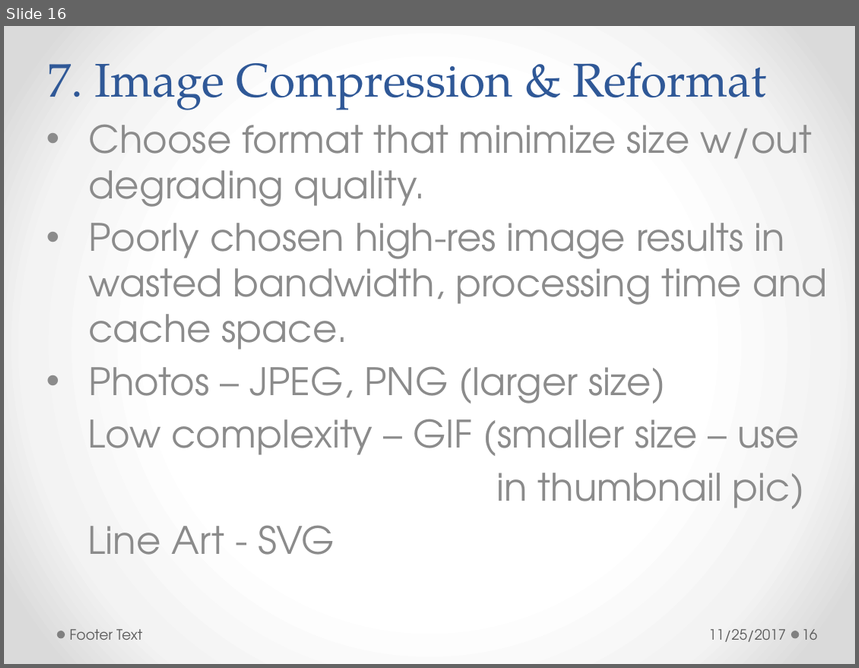
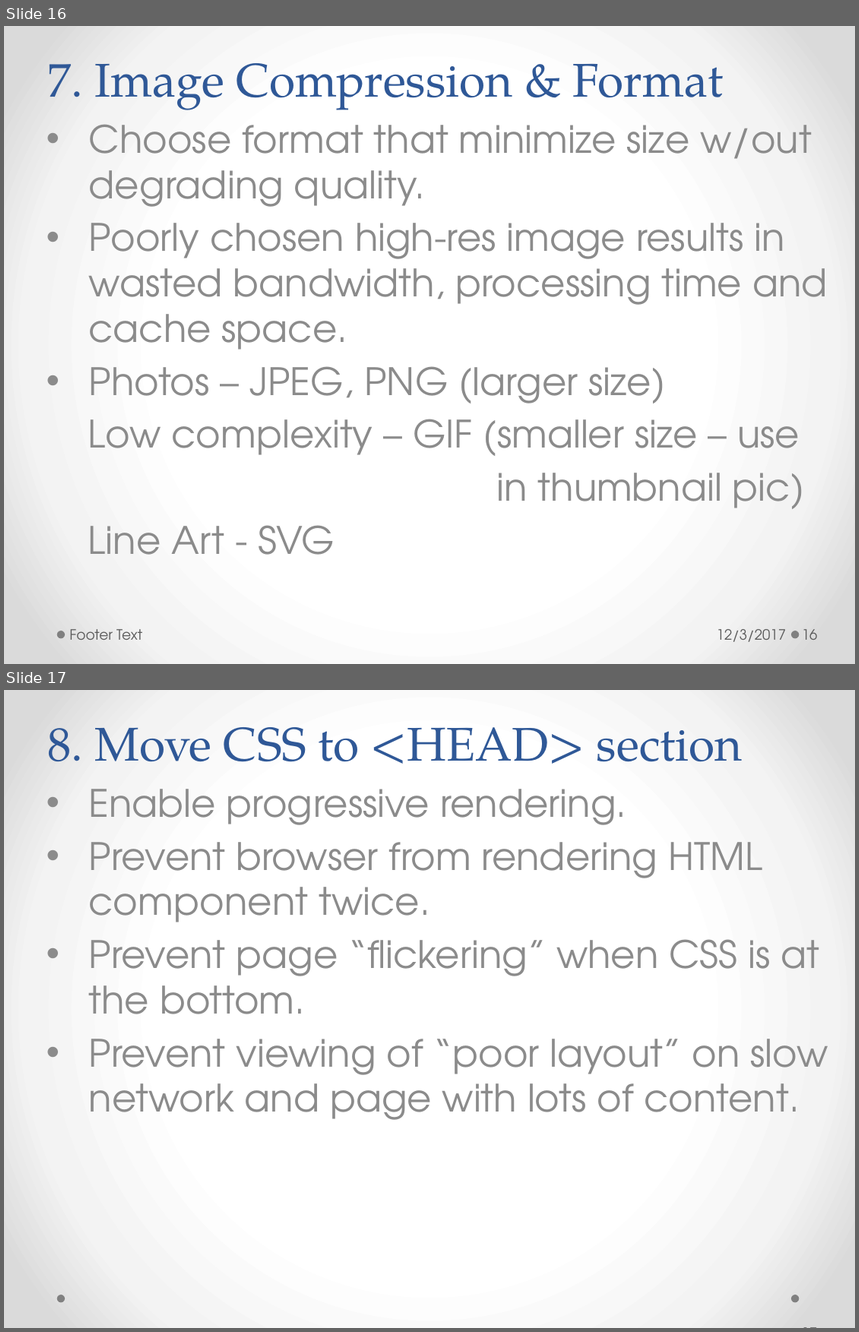
Before and after one commit to h-t-tran/brown, a slide deck: web-pg-performance/webpgperformance.pptx. Shown one above the other, each under a label of ours: slide 16 before the commit, slides 16 and 17 after it. The pictures are 859x668 and 859x1332 pixels, drawn with LibreOffice and Linux fonts; fonts in the diff are those of the drawing. Boxes give left, top, right and bottom in pixels: in the first picture for what was removed or moved away, otherwise in the second. Text is boxed around its words. In the diff, an @@ line names an element or a change of style, - is before the commit and + after.

```diff
--- a/web-pg-performance/webpgperformance.pptx
+++ b/web-pg-performance/webpgperformance.pptx
@@ slide 17 added at bbox=[4, 690, 855, 1328], background gradient #FFFFFF to #F4F4F4 to #DADADA; not listed: 2 template elements that a slide beside it also shows @@
@@ title added at bbox=[48, 727, 743, 764], 40 pt, text #2F5897 @@
+8. Move CSS to <HEAD> section
@@ subtitle added at bbox=[89, 789, 828, 1120], 32 pt, text #8C8C8C @@
+• Enable progressive rendering.
+• Prevent browser from rendering HTML component twice.
+• Prevent page “flickering” when CSS is at the bottom.
+• Prevent viewing of “poor layout” on slow network and page with lots of content.
@@ page number added at bbox=[799, 1315, 851, 1328], 12 pt, text #595959 @@
+17
@@ slide 16 changed as well @@
@@ title at bbox=[48, 63, 724, 110]: text changed @@
-7. Image Compression & Reformat
+7. Image Compression & Format
@@ text at bbox=[717, 629, 786, 642]: text changed @@
-11/25/2017
+12/3/2017
```
Also in this commit, not shown: 18 other slides changed, 1 other slide added, 2 slides removed, 21 other files.
